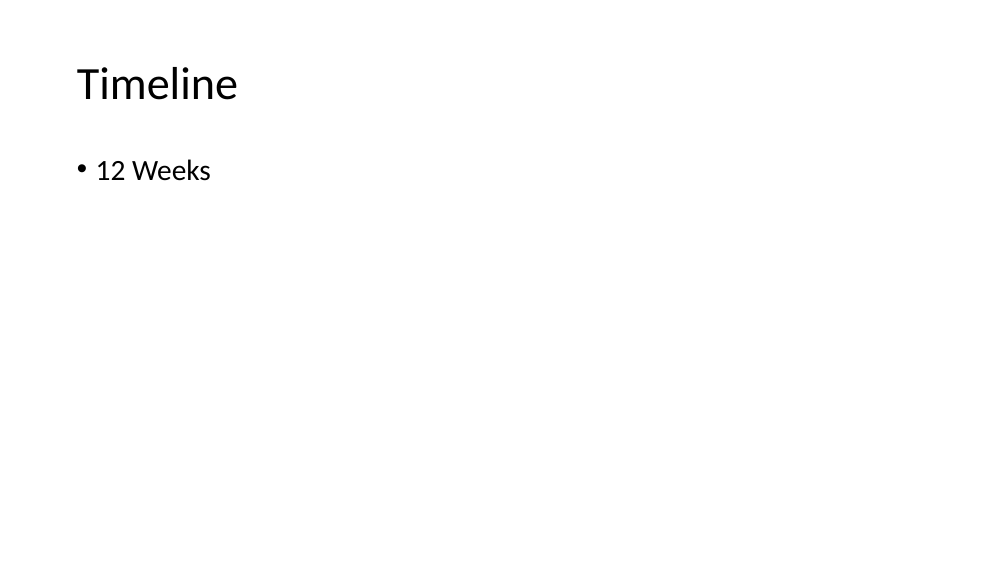
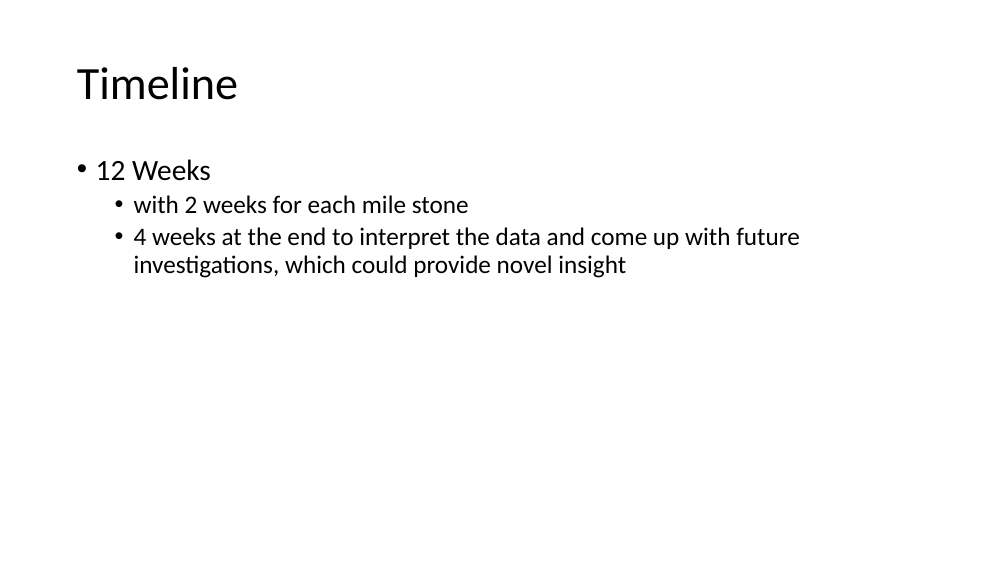
Before and after one commit to datascience-mobi/group-04-project-2-4, a slide deck: slide 7 of Project proposel.pptx. Drawn at 1008x567 pixels with LibreOffice and Linux fonts; fonts in the diff are those of the drawing. Boxes give left, top, right and bottom in pixels: in the first picture for what was removed or moved away, otherwise in the second. Text is boxed around its words. In the diff, an @@ line names an element or a change of style, - is before the commit and + after.

```diff
--- a/Project proposel.pptx
+++ b/Project proposel.pptx
@@ text at (x1=134, y1=195, x2=800, y2=278): paragraphs added @@
+  • with 2 weeks for each mile stone
+  • 4 weeks at the end to interpret the data and come up with future investigations, which could provide novel insight
```
Also in this commit, not shown: 4 other slides changed.
